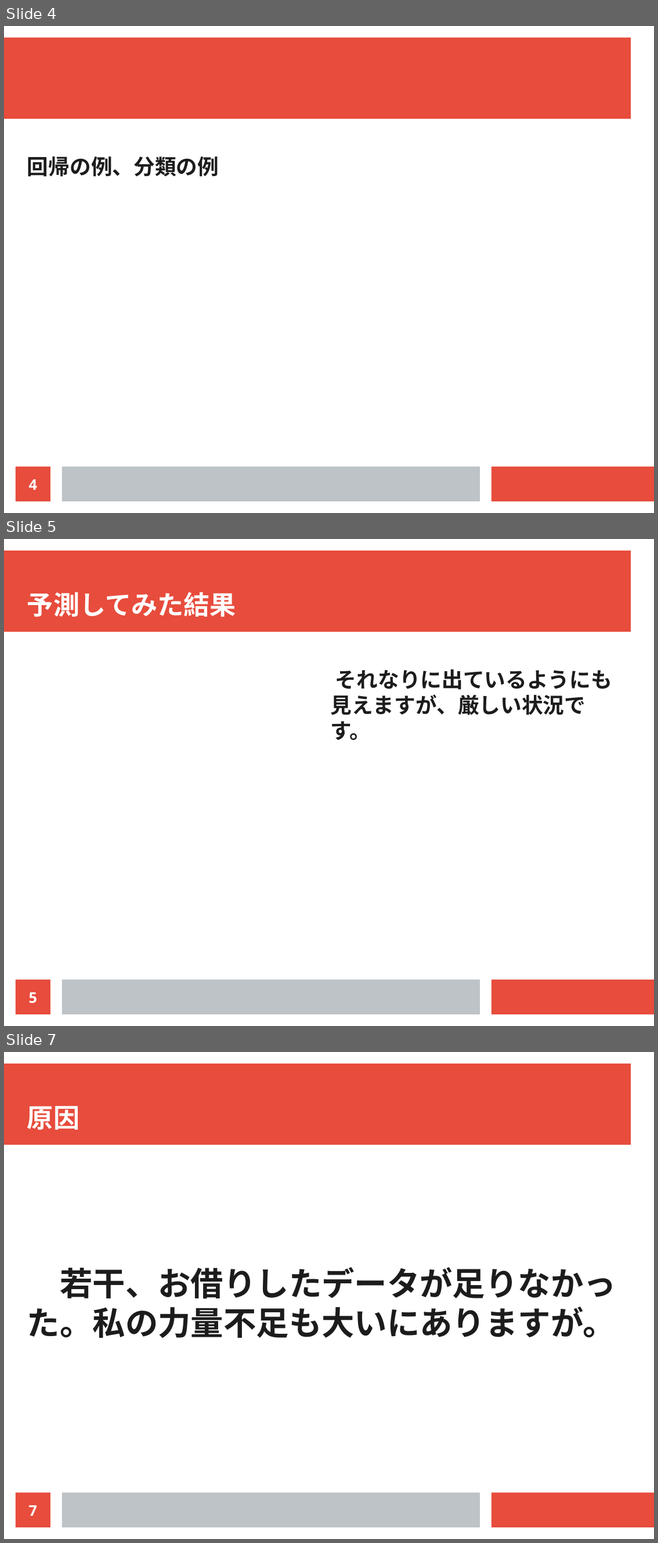
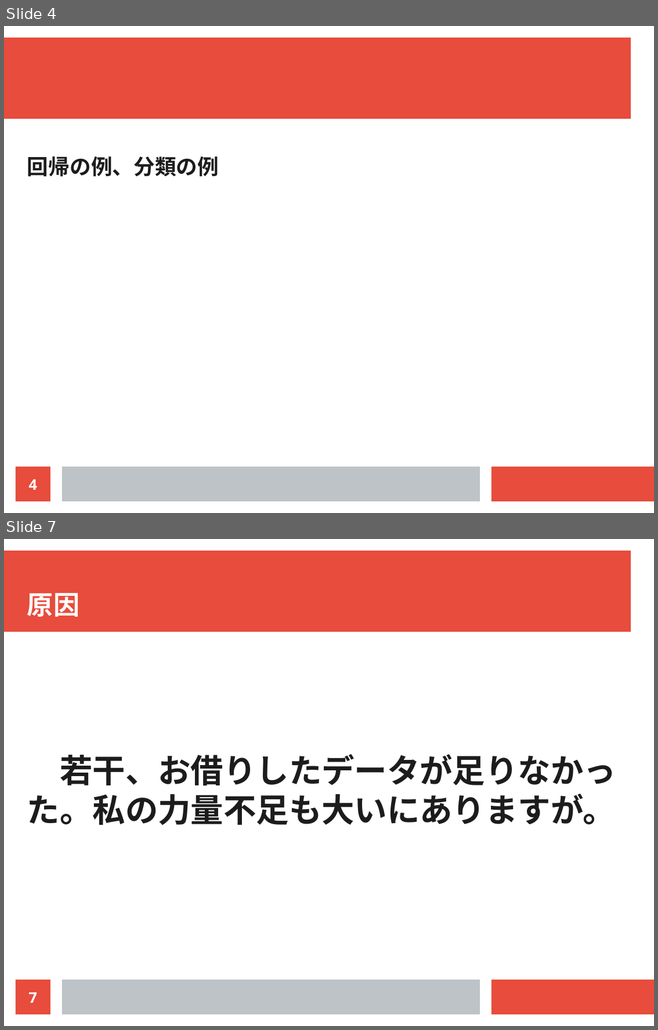
Before and after one commit to ducksfrogs/AIQuest, a slide deck: pbl01_2/docs/presen2.odp. Shown one above the other, each under a label of ours: slides 4, 5 and 7 before the commit, slides 4 and 7 after it; the slides between them are not shown. The pictures are 658x1543 and 658x1030 pixels, drawn with LibreOffice and Linux fonts; fonts in the diff are those of the drawing. Boxes give left, top, right and bottom in pixels: in the first picture for what was removed or moved away, otherwise in the second. Text is boxed around its words. In the diff, an @@ line names an element or a change of style, - is before the commit and + after.

```diff
--- a/pbl01_2/docs/presen2.odp
+++ b/pbl01_2/docs/presen2.odp
@@ slide 5 removed at box(4, 539, 654, 1026), background #FFFFFF; not listed: 3 template elements that a slide beside it also shows @@
@@ title removed at box(27, 592, 236, 617) @@
-予測してみた結果
@@ text removed at box(331, 669, 612, 740) @@
-それなりに出ているようにも見えますが、厳しい状況です。
@@ page number removed at box(16, 980, 50, 1015) @@
-5
```
Also in this commit, not shown: 2 slides changed, 1 slide added, 6 other files.
